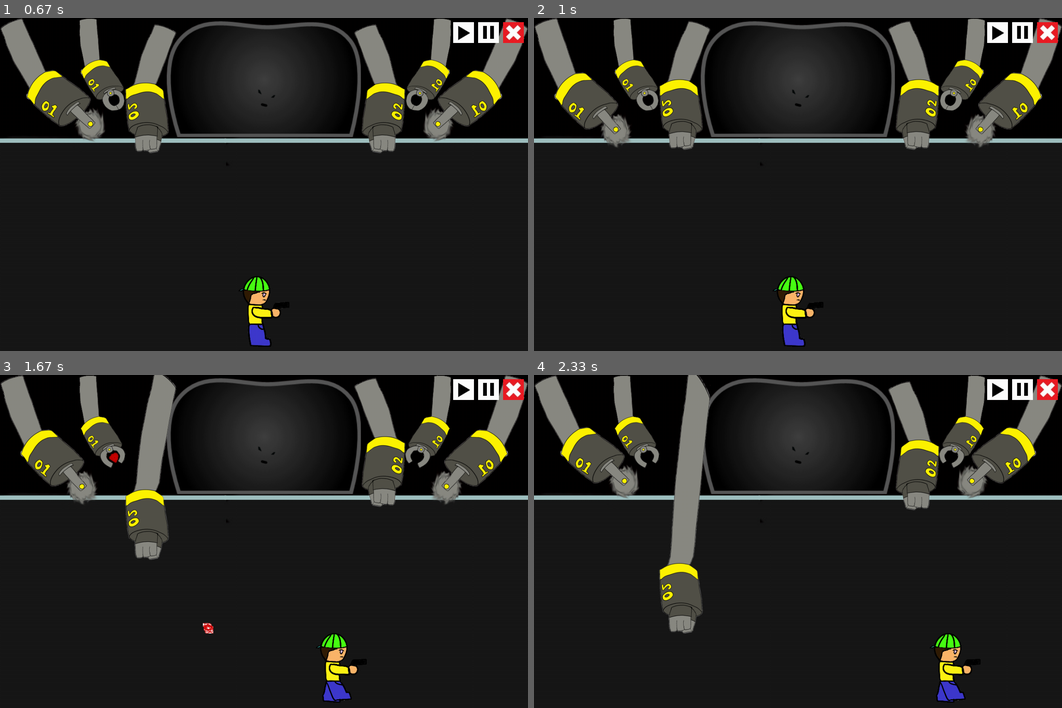
Above: before the commit, frames 1-4 (two rows, left to right).
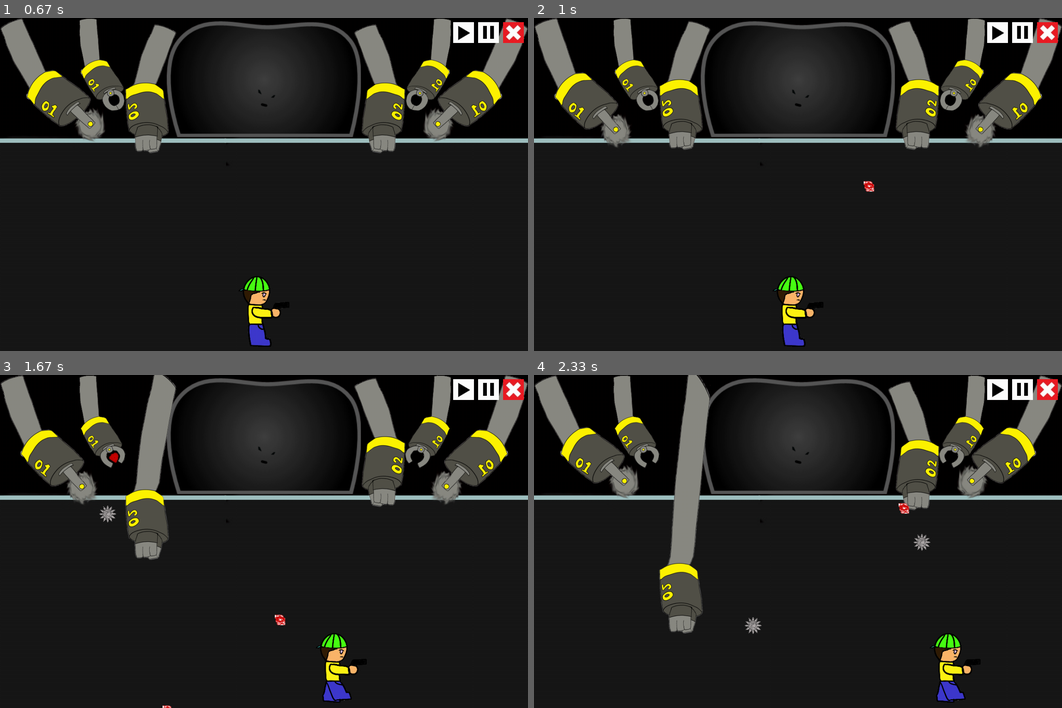
Above: after the commit, the same moments.

Repository: ss-hyun/Chilbo_pygame_pj
Game: pygame game, started from main.py
Same seed, same stepped clock (60 frames per second), same inputs: the game is played once before the commit and once after it.
Inputs (mouse positions are in pixels of both pictures, inside the frame that each line leads up to):
- Up to frame 1 (0.67 s): click (205, 211) at 0.38 s
- Up to frame 2 (1 s): tap X at 0.67 s
- Up to frame 3 (1.67 s): hold Z 1-1.47 s; hold Right 1-1.47 s; tap Ctrl at 1.07, 1.37, 1.57 s; tap Alt at 1.15 s; hold N from 1.5 s (still down); hold Right from 1.5 s (still down)
- Up to frame 4 (2.33 s): tap Ctrl at 1.87, 2.07 s; release N at 1.97 s; release Right at 1.97 s; hold M from 2 s (still down); hold Right from 2 s (still down); tap X at 2.15 s

Frame 1 is identical in both runs. In frame 2, less than 0.1% of the frame differs, in the area x 62-65%, y 48-53%; in frame 3, 0.2%; in frame 4, 0.2%, in the area x 39-76%, y 38-78%.

Commit message:
saw image

Diff:
--- a/stage1.py
+++ b/stage1.py
@@ -247,36 +247,105 @@
     ch.curr_state = 1
 
 
-def monster_attack(ch, game):
-    l = 1
+def forceps_attack_1(ch, game):
+    l = 3
     for event in game.event_key:
         if event.type == pygame.KEYDOWN:
             if event.key == pygame.K_z:
-                atk = stage_template.Spherical_Attack(ch.atk_list[0][0], ch.atk_list[0][1], ch.atk_list[0][2], [ ch.pos[0]+100 , ch.pos[1]+200 ], monster_attack_move)
+                atk = stage_template.Spherical_Attack(ch.atk_list[0][0], ch.atk_list[0][1], ch.atk_list[0][2], [ ch.pos[0]+75 , ch.pos[1]+180 ], forceps_attack_move_1)
                 game.monster_attack.append(atk)
-                atk.save_var['d'] = l
-
-def monster_attack_move(atk, game):
-    if atk.save_var['d'] == 1:
-        atk.pos[1] += 6
-        atk.save_var['d'] = 2
-    elif atk.save_var['d'] == 2:
+                atk.save_var['d1'] = l
+
+def forceps_attack_move_1(atk, game):
+    if atk.save_var['d1'] == 1:
+        atk.pos[1] += 6
+    elif atk.save_var['d1'] == 2:
         atk.pos[0] += 3
         atk.pos[1] += 6
-        atk.save_var['d'] = 3
     else:
         atk.pos[0] += 6
         atk.pos[1] += 6
-        atk.save_var['d'] = 1
     for user in game.user_list[:]:
-        if atk.pos[1] <= user.pos[1] + user.size[user.curr_state][1] and user.pos[0] < atk.pos[0] and atk.pos[0] < user.pos[0] + user.size[user.curr_state][0] :
+        if user.pos[1] < atk.pos[1] and atk.pos[1] <= user.pos[1] + user.size[user.curr_state][1] and user.pos[0] < atk.pos[0] and atk.pos[0] <= user.pos[0] + user.size[user.curr_state][0] :
             if user.name == "user":
                 user.hp -= atk.damage
                 if user.hp <= 0:
                     game.user_list.remove(user)
             return False
+    if atk.pos[0] >= 1000 or atk.pos[1] >= 800:
+        return False
     return True
 
+def forceps_attack_2(ch, game):
+    l = 3
+    for event in game.event_key:
+        if event.type == pygame.KEYDOWN:
+            if event.key == pygame.K_x:
+                atk = stage_template.Spherical_Attack(ch.atk_list[0][0], ch.atk_list[0][1], ch.atk_list[0][2], [ ch.pos[0]+175 , ch.pos[1]+200 ], forceps_attack_move_2)
+                game.monster_attack.append(atk)
+                atk.save_var['d2'] = l
+
+def forceps_attack_move_2(atk, game):
+    if atk.save_var['d2'] == 1:
+        atk.pos[1] += 6
+    elif atk.save_var['d2'] == 2:
+        atk.pos[0] -= 3
+        atk.pos[1] += 6
+    else:
+        atk.pos[0] -= 6
+        atk.pos[1] += 6
+    for user in game.user_list[:]:
+        if user.pos[1] < atk.pos[1] and atk.pos[1] <= user.pos[1] + user.size[user.curr_state][1] and user.pos[0] < atk.pos[0] and atk.pos[0] <= user.pos[0] + user.size[user.curr_state][0] :
+            if user.name == "user":
+                user.hp -= atk.damage
+                if user.hp <= 0:
+                    game.user_list.remove(user)
+            return False
+    if atk.pos[0] <= 0 or atk.pos[1] <= 0:
+        return False
+    return True
+
+def saw_attack_1(ch, game):
+    for event in game.event_key:
+        if event.type == pygame.KEYDOWN:
+            if event.key == pygame.K_n:
+                atk = stage_template.Spherical_Attack(ch.atk_list[0][0], ch.atk_list[0][1], ch.atk_list[0][2], [ ch.pos[0]+175 , ch.pos[1]+250 ], saw_attack_move_1)
+                game.monster_attack.append(atk)
+
+def saw_attack_move_1(atk, game):
+    atk.pos[0] += 4
+    atk.pos[1] += 4
+    for user in game.user_list[:]:
+        if user.pos[1] < atk.pos[1] and atk.pos[1] <= user.pos[1] + user.size[user.curr_state][1] and user.pos[0] < atk.pos[0] and atk.pos[0] <= user.pos[0] + user.size[user.curr_state][0] :
+            if user.name == "user":
+                user.hp -= atk.damage
+                if user.hp <= 0:
+                    game.user_list.remove(user)
+            return False
+    if atk.pos[0] >= 1000 or atk.pos[1] >= 800:
+        return False
+    return True
+
+def saw_attack_2(ch, game):
+    for event in game.event_key:
+        if event.type == pygame.KEYDOWN:
+            if event.key == pygame.K_m:
+                atk = stage_template.Spherical_Attack(ch.atk_list[0][0], ch.atk_list[0][1], ch.atk_list[0][2], [ ch.pos[0]+50 , ch.pos[1]+250 ], saw_attack_move_2)
+                game.monster_attack.append(atk)
+
+def saw_attack_move_2(atk, game):
+    atk.pos[0] -= 4
+    atk.pos[1] += 4
+    for user in game.user_list[:]:
+        if user.pos[1] < atk.pos[1] and atk.pos[1] <= user.pos[1] + user.size[user.curr_state][1] and user.pos[0] < atk.pos[0] and atk.pos[0] <= user.pos[0] + user.size[user.curr_state][0] :
+            if user.name == "user":
+                user.hp -= atk.damage
+                if user.hp <= 0:
+                    game.user_list.remove(user)
+            return False
+    if atk.pos[0] <= 0 or atk.pos[1] <= 0:
+        return False
+    return True
 
 def laser_field1_start(ch, game):
     ch.pos = [ 0, game.display_size[1] - ch.size[ch.curr_state][1] ]
@@ -292,7 +361,8 @@
 
     # attack info : ( image path, damage, range )
     user_atk_info = [ [ "/image/bullet.png", 1, 9 ] ]
-    forceps_atk_info = [ ["/image/gugu.png", 1, 10] ]
+    forceps_atk_info = [ ["/image/gugu.png", 5, 10] ]
+    saw_atk_info = [ ["/image/sawsaw.png", 10, 10] ]
 
     # character info : (name, relative path list, function list, attack image path, attack info list, group)
     # # name : character name
@@ -305,10 +375,10 @@
 
                      ("boss_arm1", [ "/image/fist.png", "/image/fist_+1.png", "/image/fist_+2.png", "/image/fist_attack.png", "/image/fist_attack_+1.png", "/image/fist_attack_+2.png"  ], [ arm_move_fist_1, arm2_start, None, arm_trans ], None, 1),
                      ("boss_arm2", [ "/image/r_fist.png", "/image/r_fist_+1.png", "/image/r_fist_+2.png", "/image/r_fist_attack.png", "/image/r_fist_attack_+1.png", "/image/r_fist_attack_+2.png" ], [ arm_move_fist_2, arm1_start, None, arm_trans ], None, 1),
-                     ("boss_arm3", [ "/image/forceps_1.png", "/image/forceps_2.png", "/image/forceps_2.png", "/image/forceps_1.png", "/image/forceps_1.png" ], [ arm_move_forceps, arm4_start, None, arm_trans ], None, 1),
-                     ("boss_arm4", [ "/image/r_forceps_1.png", "/image/r_forceps_2.png", "/image/r_forceps_2.png", "/image/r_forceps_1_attack_1.png", "/image/r_forceps_1_attack_2.png" ], [ arm_move_forceps, arm3_start, monster_attack, arm_trans ], forceps_atk_info, 1),
-                     ("boss_arm5", [ "/image/saw2.png", "/image/saw2_+1.png", "/image/saw2_+2.png", "/image/saw2_+1.png","/image/saw2.png", "/image/saw2.png" ], [ arm_move_saw, arm5_start, None, arm_trans ], None, 1),
-                     ("boss_arm6", [ "/image/r_saw2.png", "/image/r_saw2_+1.png", "/image/r_saw2_+2.png", "/image/r_saw2_+1.png", "/image/r_saw2.png", "/image/r_saw2.png" ], [ arm_move_saw, arm6_start, None, arm_trans ], None, 1),
+                     ("boss_arm3", [ "/image/forceps_1.png", "/image/forceps_2.png", "/image/forceps_2.png", "/image/forceps_1.png", "/image/forceps_1.png" ], [ arm_move_forceps, arm4_start, forceps_attack_2, arm_trans ], forceps_atk_info, 1),
+                     ("boss_arm4", [ "/image/r_forceps_1.png", "/image/r_forceps_2.png", "/image/r_forceps_2.png", "/image/r_forceps_1_attack_1.png", "/image/r_forceps_1_attack_2.png" ], [ arm_move_forceps, arm3_start, forceps_attack_1, arm_trans ], forceps_atk_info, 1),
+                     ("boss_arm5", [ "/image/saw2.png", "/image/saw2_+1.png", "/image/saw2_+2.png", "/image/saw2_+1.png","/image/saw2.png", "/image/saw2.png" ], [ arm_move_saw, arm5_start, saw_attack_1, arm_trans ], saw_atk_info, 1),
+                     ("boss_arm6", [ "/image/r_saw2.png", "/image/r_saw2_+1.png", "/image/r_saw2_+2.png", "/image/r_saw2_+1.png", "/image/r_saw2.png", "/image/r_saw2.png" ], [ arm_move_saw, arm6_start, saw_attack_2, arm_trans ], saw_atk_info, 1),
                     ]
 
     stage1_1 = stage_template.Stage(name, 1, path, fps, speed, bg_image, ch_info_list)
Binary file added: image/sawsaw.png
